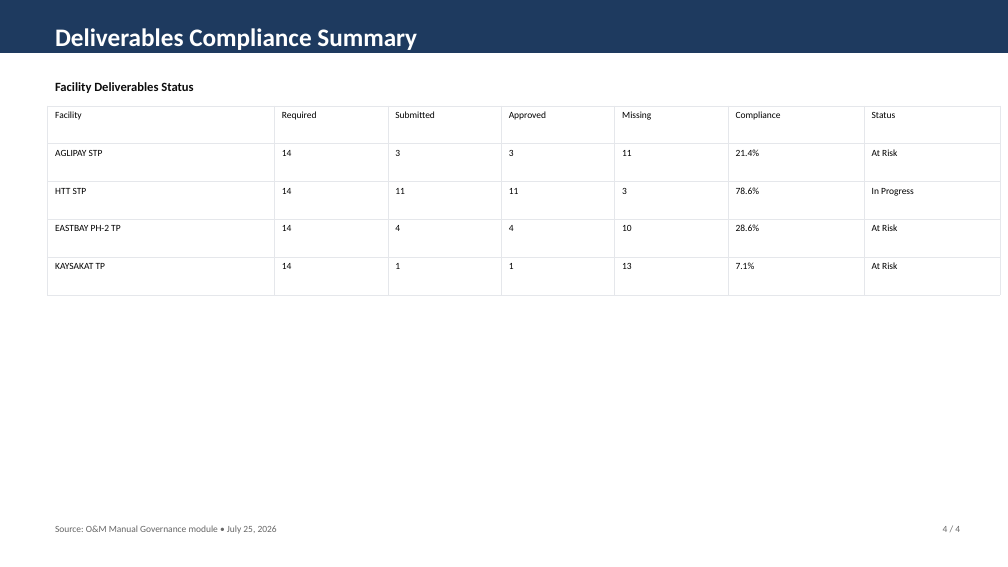
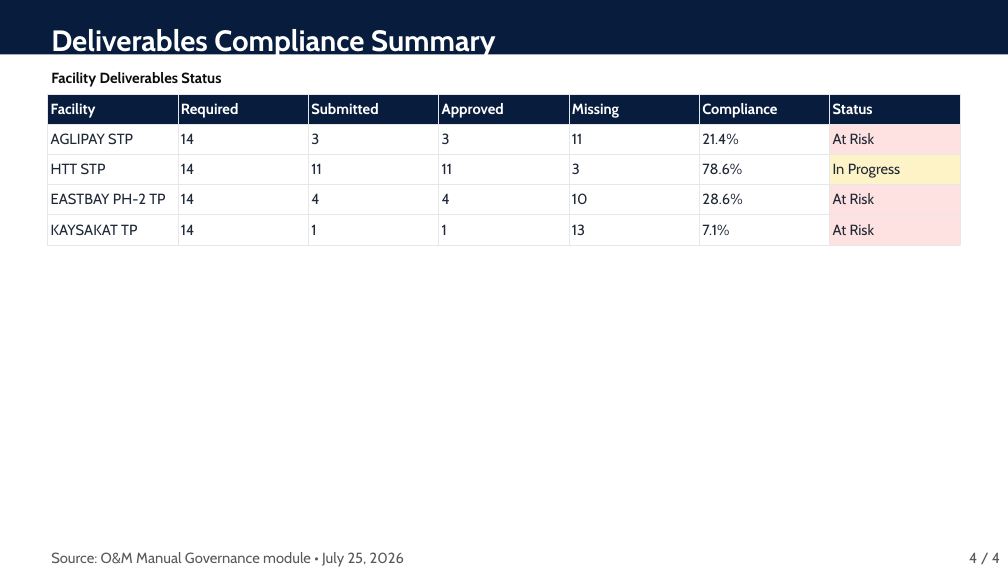
Before and after one commit to estrangender26/odm-dashboard, a slide deck: slide 4 of validation-artifacts/governance-validation.pptx. Drawn at 1008x567 pixels with LibreOffice and Linux fonts; fonts in the diff are those of the drawing. Boxes give left, top, right and bottom in pixels: in the first picture for what was removed or moved away, otherwise in the second. Text is boxed around its words. In the diff, an @@ line names an element or a change of style, - is before the commit and + after.

Commit message:
fix: correct milestone-to-TOC mappings and regenerate validation PPTX
- Fix GOVERNANCE_MILESTONE_TOC_MAPPINGS to use milestone-specific TOC IDs
- Prevent one upload with milestoneId from counting all 14 deliverables
- Direct tocItem remains authoritative; milestone mapping is fallback
- Regenerate governance-validation.pptx with actual line charts
- Slide 2: Consolidated S-curve with planned vs actual lines
- Slide 3: Four facility progress with mini bar charts
- Slide 4: Deliverables compliance table with production values
- AGLIPAY 3/14, HTT 11/14, EASTBAY 4/14, KAYSAKAT 1/14

```diff
--- a/validation-artifacts/governance-validation.pptx
+++ b/validation-artifacts/governance-validation.pptx
@@ rectangle at [0, 0, 1008, 54]: fill #1E3A5F to #081C3D @@
@@ text "Deliverables Compliance Summary" at [51, 29, 495, 59]: size 24 to 28 pt, font Calibri to Cabin; vertical alignment middle to top @@
@@ text "Facility Deliverables Status": place and size @@
-text "Facility Deliverables Status" at [55, 82, 193, 93]
+text "Facility Deliverables Status" at [51, 72, 221, 87]
@@ text "Facility Deliverables Status" at [51, 72, 221, 87]: size 12 to 14 pt, font Calibri to Cabin; vertical alignment middle to top @@
@@ table at [48, 94, 958, 245] @@
@@ fill #FFFFFF to #081C3D in row 1 @@
@@ fill #FFFFFF to #FEE2E2 in 3 cells @@
@@ fill #FFFFFF to #FEF3C7 in row 3, column 7 @@
@@ size 9 to 14 pt, font Calibri to Cabin @@
@@ text colour #000000 to #FFFFFF, bold on in "Facility", "Required", "Submitted", "Approved" and 3 more places @@
@@ text colour #000000 to #1F2937 in "AGLIPAY STP", "14", "3", "3" and 24 more places @@
@@ table: place and size @@
-table at [48, 106, 1000, 295]
+table at [48, 94, 958, 245]
@@ text "Source: O&M Manual Governance module ...": place and size @@
-text "Source: O&M Manual Governance module ..." at [55, 525, 277, 534]
+text "Source: O&M Manual Governance module ..." at [51, 552, 404, 567]
@@ text "Source: O&M Manual Governance module ..." at [51, 552, 404, 567]: size 9 to 14 pt, font Calibri to Cabin, text colour #666666 to #595959; vertical alignment middle to top @@
@@ text "4 / 4" at [969, 552, 1000, 563]: size 9 to 14 pt, font Calibri to Cabin, text colour #666666 to #595959; vertical alignment middle to top @@
@@ text "4 / 4": place and size @@
-text "4 / 4" at [943, 526, 960, 532]
+text "4 / 4" at [969, 552, 1000, 563]
```
Also in this commit, not shown: 3 other slides changed, 2 other files.
